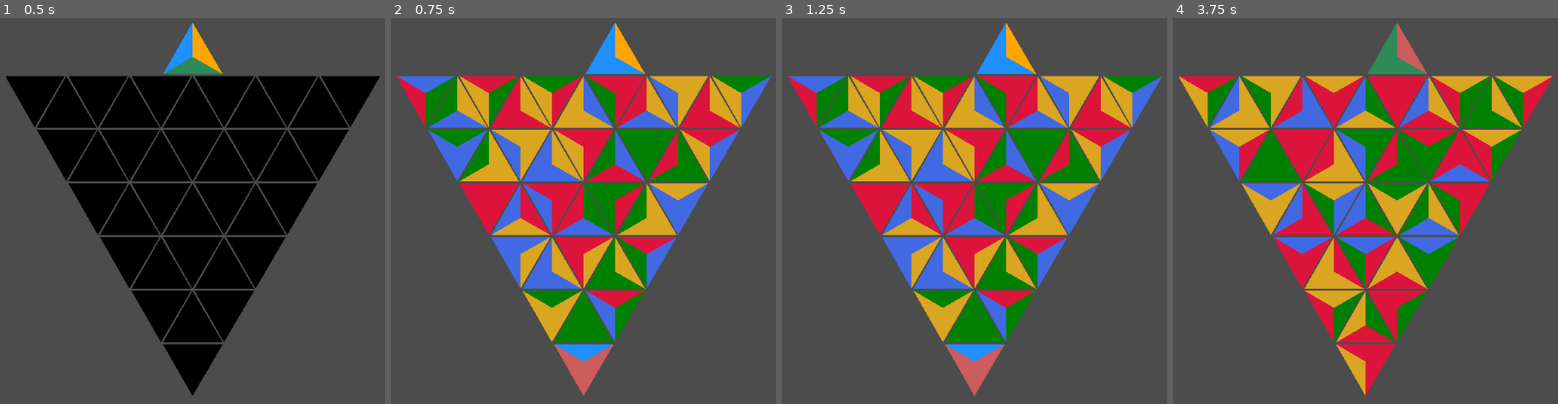
Above: before the commit, frames 1-4 (left to right).
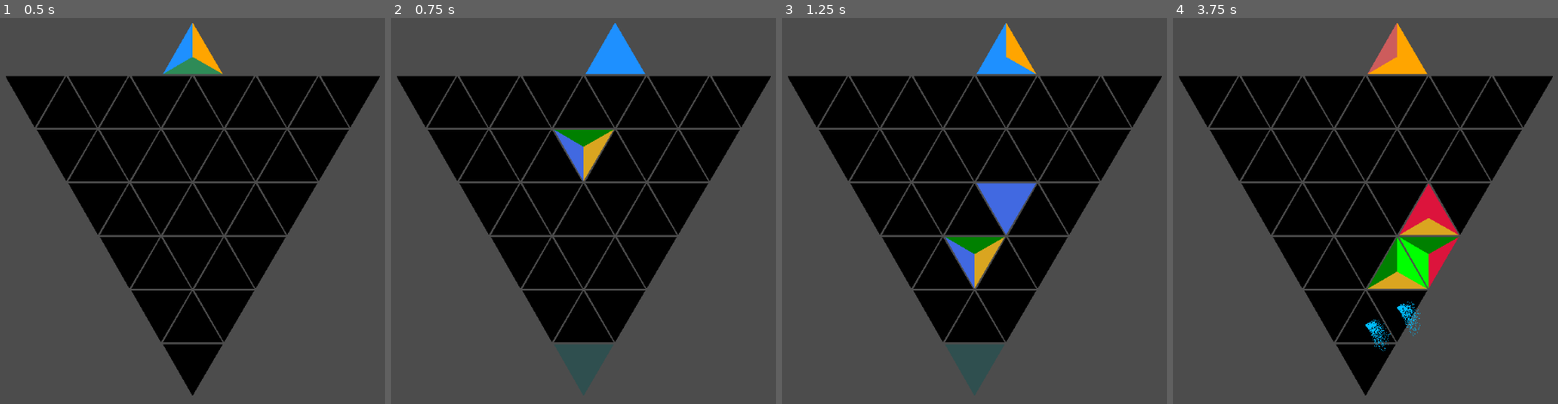
Above: after the commit, the same moments.

Repository: BoatsandJoes/tri-twist
Game: Godot game, scene res://scenes/Main.tscn
Two runs of this game, one before a commit and one after it. Both use one fixed random seed, a clock stepped at 60 frames per second and the inputs below.
Inputs (mouse positions are in pixels of both pictures, inside the frame that each line leads up to):
- Up to frame 1 (0.5 s): no input
- Up to frame 2 (0.75 s): tap Enter (ui_accept) at 0.5 s; move the mouse to (552, 346) at 0.52 s; hold Right (ui_right) from 0.53 s (still down); hold Tab (ui_focus_next) from 0.53 s (still down); click (552, 346) at 0.67 s
- Up to frame 3 (1.25 s): keep holding Right (ui_right); keep holding Tab (ui_focus_next); tap Enter (ui_accept) at 0.77 s
- Up to frame 4 (3.75 s): move the mouse to (1303, 292) at 1.27 s; release Right (ui_right) at 1.28 s; release Tab (ui_focus_next) at 1.28 s; hold Down (ui_down) 1.28-2.03 s; tap Tab (ui_focus_next) at 1.35, 2.85 s; click (1303, 292) at 1.42 s; tap Enter (ui_accept) at 1.52, 3.02 s; move the mouse to (1334, 342) at 2.02 s; hold Right (ui_right) 2.03-2.78 s; hold Tab (ui_focus_next) 2.03-2.78 s; click (1334, 342) at 2.17 s; move the mouse to (1369, 292) at 2.77 s; hold Up (ui_up) 2.78-3.53 s; click (1369, 292) at 2.92 s; move the mouse to (1273, 238) at 3.52 s; hold Left (ui_left) from 3.53 s (still down); hold Tab (ui_focus_next) from 3.53 s (still down); click (1273, 238) at 3.67 s

Frame 1 is identical in both runs. In frame 2, 39% of the frame differs, in the area x 1-99%, y 1-98%; in frame 3, 38%; in frame 4, 40%.

Commit message:
Sick big clear mode

Diff:
--- a/scenes/GameGrid.gd
+++ b/scenes/GameGrid.gd
@@ -87,48 +87,9 @@
 
 # handles a cell click TODO handle controller and keyboard input
 func handle_cell_input(rowIndex: int, columnIndex: int, event: InputEventMouseButton):
-	if event.button_index == 3:
+	if event.button_index == 3 || event.button_index == 1 || event.button_index == 2:
 		# delete tile, debug
 		grid[rowIndex][columnIndex].clear(grid[rowIndex][columnIndex].colors.size() - 1)
-	elif event.button_index == 8 || event.button_index == 9 || event.button_index == 1 || event.button_index == 2:
-		# rotate
-		var leftNeighbor = get_neighbor(rowIndex, columnIndex, grid[0][0].Direction.LEFT)
-		var rightNeighbor = get_neighbor(rowIndex, columnIndex, grid[0][0].Direction.RIGHT)
-		var verticalNeighbor = get_neighbor(rowIndex, columnIndex, grid[0][0].Direction.VERTICAL)
-		# move disallowed if one neighbor is off the grid or being cleared
-		if (leftNeighbor != null && rightNeighbor != null && verticalNeighbor != null
-		&& !grid[rowIndex][columnIndex].is_marked_for_clear() && !leftNeighbor.is_marked_for_clear()
-		&& !rightNeighbor.is_marked_for_clear() && !verticalNeighbor.is_marked_for_clear()):
-			var rotation
-			if event.button_index == 8 || event.button_index == 1:
-				rotation = grid[rowIndex][columnIndex].Rotation.COUNTERCLOCKWISE
-			else:
-				rotation = grid[rowIndex][columnIndex].Rotation.CLOCKWISE
-			grid[rowIndex][columnIndex].spin(rotation)
-			# rotate neighbors same way
-			leftNeighbor.spin(rotation)
-			rightNeighbor.spin(rotation)
-			verticalNeighbor.spin(rotation)
-			if ((event.button_index == 1 && grid[rowIndex][columnIndex].pointFacingUp) ||
-			(event.button_index == 2 && !grid[rowIndex][columnIndex].pointFacingUp)):
-				# Move tiles around center
-				var tempVertColors = [verticalNeighbor.leftColor,
-						verticalNeighbor.rightColor, verticalNeighbor.verticalColor]
-				verticalNeighbor.set_colors(leftNeighbor.leftColor, leftNeighbor.rightColor, leftNeighbor.verticalColor)
-				leftNeighbor.set_colors(rightNeighbor.leftColor, rightNeighbor.rightColor, rightNeighbor.verticalColor)
-				rightNeighbor.set_colors(tempVertColors[0], tempVertColors[1], tempVertColors[2])
-			elif ((event.button_index == 1 && !grid[rowIndex][columnIndex].pointFacingUp) ||
-			(event.button_index == 2 && grid[rowIndex][columnIndex].pointFacingUp)):
-				# Move tiles around center
-				var tempVertColors = [verticalNeighbor.leftColor,
-						verticalNeighbor.rightColor, verticalNeighbor.verticalColor]
-				verticalNeighbor.set_colors(rightNeighbor.leftColor, rightNeighbor.rightColor, rightNeighbor.verticalColor)
-				rightNeighbor.set_colors(leftNeighbor.leftColor, leftNeighbor.rightColor, leftNeighbor.verticalColor)
-				leftNeighbor.set_colors(tempVertColors[0], tempVertColors[1], tempVertColors[2])
-			grid[rowIndex][columnIndex].check_for_clear()
-			leftNeighbor.check_for_clear()
-			rightNeighbor.check_for_clear()
-			verticalNeighbor.check_for_clear()
 
 # Called every frame. 'delta' is the elapsed time since the previous frame.
 #func _process(delta):
--- a/scenes/TriangleCell.gd
+++ b/scenes/TriangleCell.gd
@@ -16,7 +16,7 @@
 var rowIndex: int
 var columnIndex: int
 var inGrid
-var autofillMode = false
+var bigClearMode = true
 var tumbleDirection: int
 
 # Called when the node enters the scene tree for the first time.
@@ -68,9 +68,7 @@
 
 func _input(event):
 	if event is InputEventKey && event.is_action_pressed("ui_focus_next"):
-		autofillMode = !autofillMode
-		if autofillMode:
-			fill_randomly()
+		bigClearMode = !bigClearMode
 
 func fill_randomly():
 	leftColor = randi() % (colors.size() - 1)
@@ -119,7 +117,7 @@
 		else:
 			enter_falling_state(Direction.RIGHT)
 	# Check for enclosed areas.
-	check_for_clear()
+	check_for_clear([])
 	# push balancing pieces over
 	if leftNeighbor != null && !leftNeighbor.is_empty():
 		var neighborsNeighbor = get_parent().get_neighbor(
@@ -169,8 +167,6 @@
 	if (edge == Direction.VERTICAL_POINT && !is_marked_for_clear()):
 		# Immediately blank tile.
 		set_colors(colors.size() - 1, colors.size() - 1, colors.size() - 1)
-		if (autofillMode):
-			fill_randomly()
 		# Check to see if any neighbors should enter falling state.
 		if !pointFacingUp:
 			# Primarily, we have to check above.
@@ -231,25 +227,40 @@
 		$ClearTimer.start()
 
 # find neighbors that match with this cell, and mark both for clear.
-func check_for_clear():
-	# only check if we aren't already marked for clear and aren't falling and aren't empty
-	if !is_marked_for_clear() && !is_falling() && !is_empty():
+func check_for_clear(alreadyCheckedCoordinates: Array):
+	# only check if we aren't already checked, and aren't falling, and aren't empty
+	var alreadyChecked = false
+	for coordinates in alreadyCheckedCoordinates:
+		if rowIndex == coordinates[0] && columnIndex == coordinates[1]:
+			alreadyChecked = true
+			break
+	if !alreadyChecked && !is_falling() && !is_empty():
+		alreadyCheckedCoordinates.append([rowIndex, columnIndex])
 		# get neighbors.
 		var leftNeighbor = get_parent().get_neighbor(rowIndex, columnIndex, Direction.LEFT)
 		var rightNeighbor = get_parent().get_neighbor(rowIndex, columnIndex, Direction.RIGHT)
 		var verticalNeighbor = get_parent().get_neighbor(rowIndex, columnIndex, Direction.VERTICAL)
 		if leftNeighbor != null && !leftNeighbor.is_falling() && !leftNeighbor.is_empty() && leftNeighbor.rightColor == leftColor:
 			# Mark for clear
-			leftNeighbor.clear(Direction.RIGHT)
+			if bigClearMode:
+				leftNeighbor.check_for_clear(alreadyCheckedCoordinates)
+			else:
+				leftNeighbor.clear(Direction.RIGHT)
 			clear(Direction.LEFT)
 		if rightNeighbor != null && !rightNeighbor.is_falling() && !rightNeighbor.is_empty() && rightNeighbor.leftColor == rightColor:
 			# Mark for clear
-			rightNeighbor.clear(Direction.LEFT)
+			if bigClearMode:
+				rightNeighbor.check_for_clear(alreadyCheckedCoordinates)
+			else:
+				rightNeighbor.clear(Direction.LEFT)
 			clear(Direction.RIGHT)
 		if (verticalNeighbor != null && !verticalNeighbor.is_falling() && !verticalNeighbor.is_empty()
 		&& verticalNeighbor.verticalColor == verticalColor):
 			# Mark for clear
-			verticalNeighbor.clear(Direction.VERTICAL)
+			if bigClearMode:
+				verticalNeighbor.check_for_clear(alreadyCheckedCoordinates)
+			else:
+				verticalNeighbor.clear(Direction.VERTICAL)
 			clear(Direction.VERTICAL)
 
 func is_empty() -> bool:
--- a/scenes/TriangleCell.tscn
+++ b/scenes/TriangleCell.tscn
@@ -14,6 +14,7 @@
 [node name="CollisionPolygon2D" type="CollisionPolygon2D" parent="."]
 
 [node name="ClearTimer" type="Timer" parent="."]
+wait_time = 1.5
 one_shot = true
 
 [node name="CPUParticles2D" type="CPUParticles2D" parent="."]
